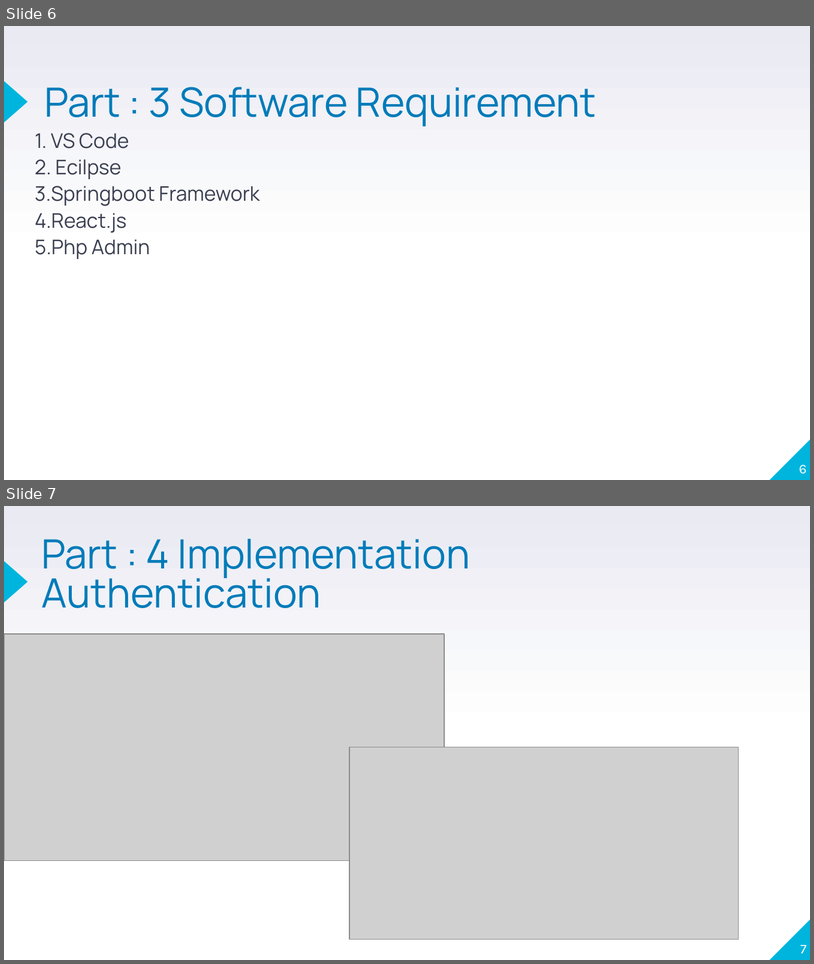
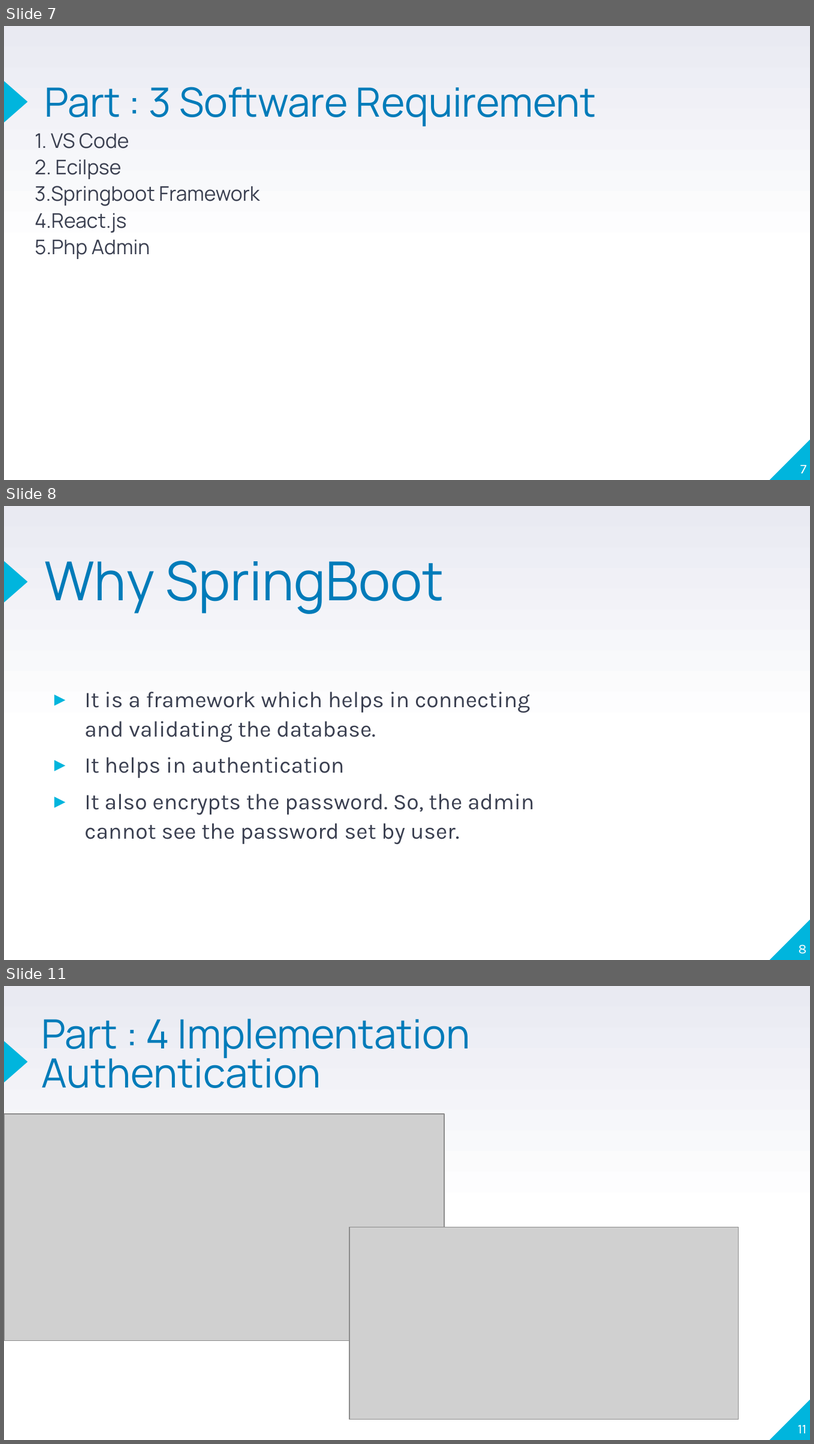
Before and after one commit to mitee163/CIS634_FinalProject_TSM, a slide deck: Documentation/Presentation.pptx. Shown one above the other, each under a label of ours: slides 6 and 7 before the commit, slides 7, 8 and 11 after it; the slides between them are not shown. The pictures are 814x964 and 814x1444 pixels, drawn with LibreOffice and Linux fonts; fonts in the diff are those of the drawing; grey boxes stand for pictures. Boxes give left, top, right and bottom in pixels: in the first picture for what was removed or moved away, otherwise in the second. Text is boxed around its words. In the diff, an @@ line names an element or a change of style, - is before the commit and + after.

```diff
--- a/Documentation/Presentation.pptx
+++ b/Documentation/Presentation.pptx
@@ slide 8 added at bbox=[4, 506, 810, 960], background gradient #FFFFFF to #E9EAF2; not listed: 2 template elements that a slide beside it also shows @@
@@ title added at bbox=[44, 561, 444, 614], 48 pt, text #007BB9 @@
+Why SpringBoot
@@ text added at bbox=[84, 691, 534, 844], 20 pt, text #3A3F50 @@
+▸ It is a framework which helps in connecting and validating the database.
+▸ It helps in authentication
+▸ It also encrypts the password. So, the admin cannot see the password set by user.
@@ page number added at bbox=[799, 944, 807, 954], 12 pt, text #FFFFFF @@
+8
@@ what was slide 6 is now slide 7 @@
@@ page number at bbox=[801, 465, 807, 473]: text changed @@
-6
+7
@@ what was slide 7 is now slide 11 @@
@@ page number at bbox=[798, 1425, 807, 1433]: text changed @@
-7
+11
```
Also in this commit, not shown: 1 slide changed, 6 other slides added, 3 other files.
